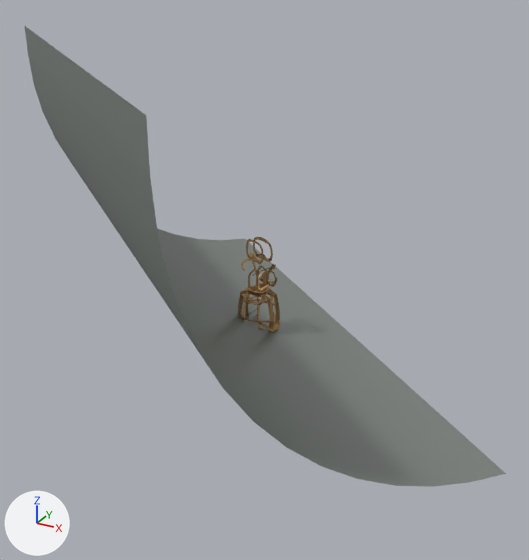
The Blender file LaserConstructionPlan/snowyOwl_smal.blend as it was, and as the next commit left it.
Camera for both pictures: a 50 mm camera at (27.0, -48.1, 30.3) aimed at (1.9, -2.5, 7.5). Arrows for +X, +Y and +Z are at lower left; the lights stay in place.

The scene before the commit, as lines of its bpy script (objects in view):
```python
ob_headrotationpivot = bpy.data.objects.new('HeadRotationPivot', None)
ob_headrotationpivot.parent = ob_root
ob_headrotationpivot.location = (0.0, -0.0478, 5.335)
ob_headrotationpivot.rotation_euler = (0.0, 0.0, -0.398)  # degrees (0, 0, -23)
ob_plane_001 = bpy.data.objects.new('Plane.001', me_plane_001)
ob_plane_001.location = (-2.24, -2.22, 0.71)
ob_plane_001.rotation_euler = (0.0, 0.0, -0.676)  # degrees (0, 0, -39)
ob_root = bpy.data.objects.new('Root', None)
ob_root.location = (0.0, -0.062, 0.705)
```
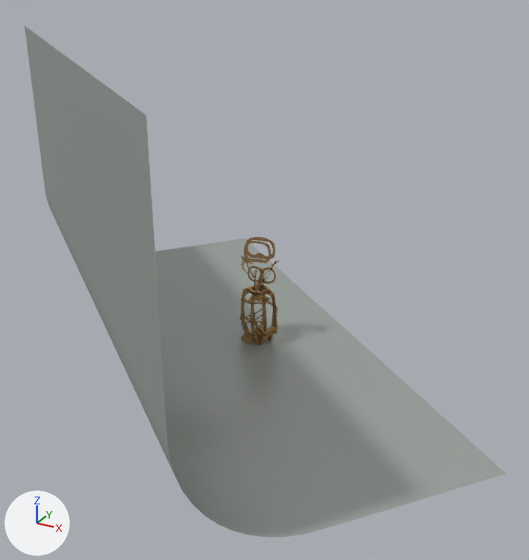
ob_headrotationpivot is not drawn itself; it is the parent of ob_eyes, ob_beaktoback, ob_eyenose_r, ob_eyenose_l, ob_headback, ob_browtoear_r, ob_browtoear_l, ob_beaktoear_l.
ob_root is not drawn itself; it is the parent of ob_neck_turnsupport_head, ob_servounderlay, ob_neckcorrection_r, ob_neckcorrection_l, ob_rump2, ob_rump, ob_wing2_r, ob_wing1_r.

Location of each change, (x1, y1, x2, y2) in pixels of the pictures (529 x 560 px):
'Plane.001', surface changed, modifiers changed (11% taller): before (25, 26, 506, 487); after (25, 26, 506, 537)
'SilhouetteBack', turned: before (238, 290, 274, 333); after (243, 288, 267, 345)
'SilhouetteFront', turned: before (245, 287, 280, 330); after (252, 287, 277, 341)
'Face', turned: before (253, 237, 273, 262); after (246, 237, 275, 259)
'HeadBack', turned: before (246, 239, 264, 264); after (244, 241, 271, 263)
'LegsAndTorso_R', turned: before (257, 288, 273, 330); after (250, 290, 276, 345)
'LegsAndTorso_L', turned: before (244, 291, 260, 322); after (241, 289, 266, 335)
'BeakToBack', turned: before (248, 269, 267, 291); after (255, 270, 263, 292)
'Eyes', turned: before (258, 266, 276, 287); after (248, 266, 276, 284)
'Wing1_R', turned: before (258, 311, 281, 332); after (251, 314, 279, 334)
'Rump', turned (not visible before): after (241, 327, 259, 344)
'Wing2_R', turned: before (259, 321, 279, 330); after (252, 321, 277, 338)
'Neck', turned: before (247, 296, 268, 304); after (248, 296, 269, 304)
'BrowToEar_L', turned: before (241, 252, 259, 271); after (241, 256, 253, 274)
'EyeNose_L', turned: before (256, 268, 277, 285); after (254, 269, 266, 286)
'Back', turned: before (238, 312, 272, 322); after (241, 315, 265, 323)
'Neck_turnSupport_Head', turned: before (248, 285, 269, 293); after (248, 285, 269, 294)
'EyeNose_R', turned: before (258, 273, 272, 291); after (263, 272, 264, 290)
'BeakToEar_R', turned: before (252, 254, 259, 275); after (244, 256, 254, 278)
'BrowToEar_R', turned: before (253, 265, 276, 276); after (262, 260, 279, 276)
'Neck_servoSocket', turned: before (248, 288, 270, 296); after (248, 288, 268, 296)
'Breast', turned: before (252, 299, 275, 306); after (256, 299, 278, 312)
'BeakToEar_L', turned (not visible afterwards): before (266, 264, 275, 281)
'BezierCircle.013', turned: before (243, 300, 262, 305); after (242, 298, 256, 304)
'Shoulder_R', turned: before (258, 294, 277, 305); after (252, 296, 275, 304)
'Shoulder_L', turned (not visible afterwards): before (241, 288, 256, 300)
'Rump2', turned (not visible before): after (243, 327, 257, 335)
'Neck_turnSupport', turned (not visible before): after (248, 286, 268, 294)
'Wing1_L', turned (not visible before): after (240, 309, 263, 320)
'Wing2_L', turned (not visible before): after (241, 315, 262, 325)
'NeckCorrection_R', turned (not visible before): after (260, 291, 269, 295)

What changed in the scene script:
```text
Change mat_material_003:
    remove # nodes: BsdfAnisotropic, BsdfDiffuse, MixShader, OutputMaterial
    remove # colours: grey #737c76, light grey #dbdbdb
    nodes: BsdfAnisotropic, BsdfDiffuse, Mix, MixShader, OutputMaterial, TexCoord, TexNoise
    colours: white #fcfcfc, grey #919c95
Change ob_headrotationpivot:
    ob_headrotationpivot.rotation_euler: (0.0, 0.0, -0.398) -> (0.0, 0.0, 0.626)  # degrees (0, 0, -23) -> degrees (0, 0, 36)
Change ob_root:
    ob_root.rotation_euler: (0.0, 0.0, 0.0) -> (0.0, 0.0, -0.399)  # degrees (0, 0, 0) -> degrees (0, 0, -23)
Change ob_plane_001:
    where _m = ob_plane_001.modifiers.new('Bevel', 'BEVEL')
    _m.width: 100.0 -> 8.37
    _m.width_pct: 100.0 -> 8.37
```
